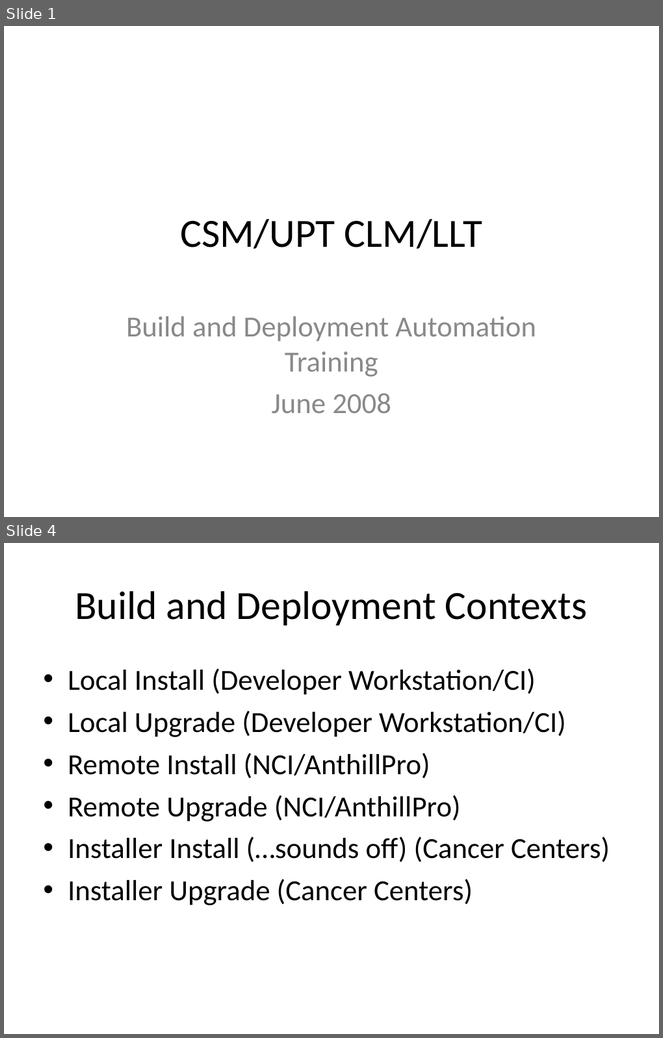
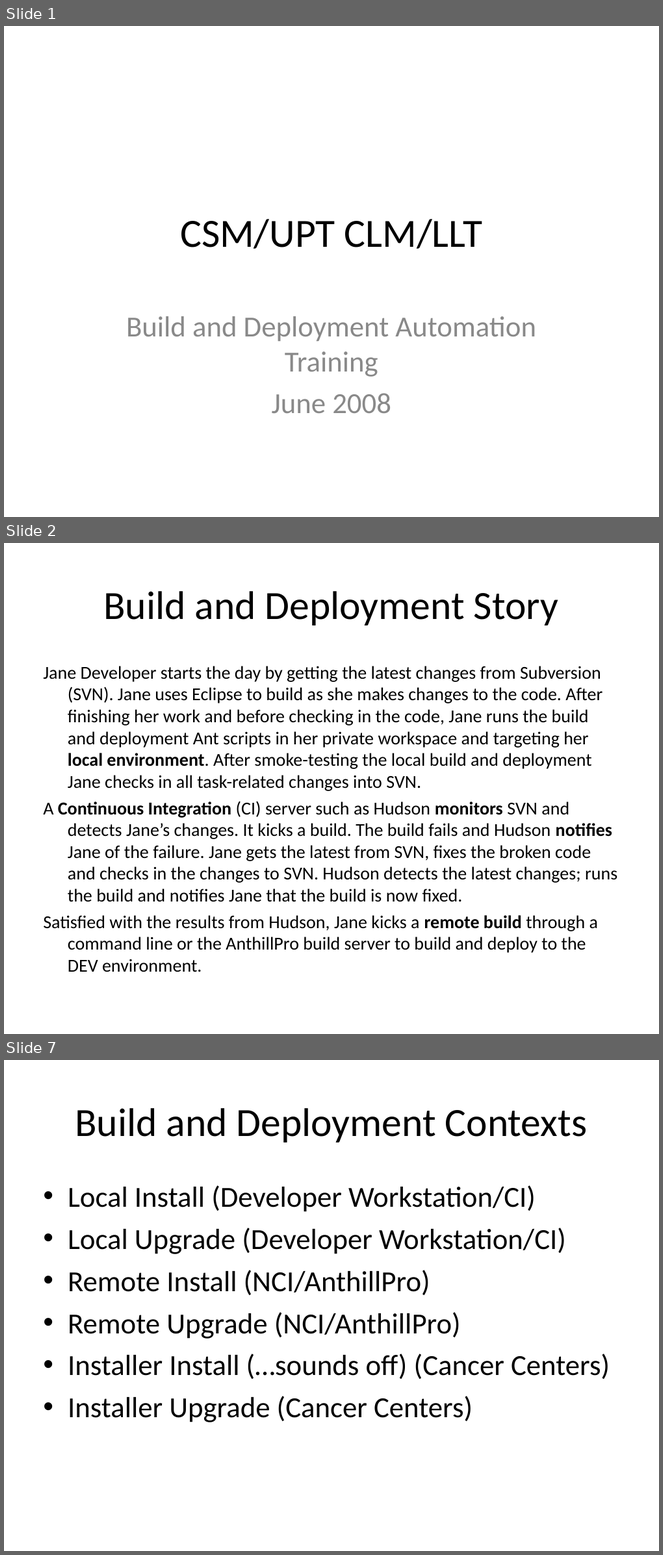
Before and after one commit to CBIIT/common-security-module-docs, a slide deck: deployment/automation/csmupt-bda-training.ppt. Shown one above the other, each under a label of ours: slides 1 and 4 before the commit, slides 1, 2 and 7 after it; the slides between them are not shown. The pictures are 663x1038 and 663x1555 pixels, drawn with LibreOffice and Linux fonts; fonts in the diff are those of the drawing. Boxes give left, top, right and bottom in pixels: in the first picture for what was removed or moved away, otherwise in the second. Text is boxed around its words. In the diff, an @@ line names an element or a change of style, - is before the commit and + after.

```diff
--- a/deployment/automation/csmupt-bda-training.ppt
+++ b/deployment/automation/csmupt-bda-training.ppt
@@ slide 2 added at bbox=[4, 543, 659, 1034], background #FFFFFF @@
@@ title added at bbox=[104, 591, 558, 626], 44 pt, text #000000 @@
+Build and Deployment Story
@@ text added at bbox=[43, 666, 618, 973], 20 pt, text #000000 @@
+Jane Developer starts the day by getting the latest changes from Subversion (SVN). Jane uses Eclipse to build as she makes changes to the code. After finishing her work and before checking in the code, Jane runs the build and deployment Ant scripts in her private workspace and targeting her local environment. After smoke-testing the local build and deployment Jane checks in all task-related changes into SVN.
+A Continuous Integration (CI) server such as Hudson monitors SVN and detects Jane’s changes. It kicks a build. The build fails and Hudson notifies Jane of the failure. Jane gets the latest from SVN, fixes the broken code and checks in the changes to SVN. Hudson detects the latest changes; runs the build and notifies Jane that the build is now fixed.
+Satisfied with the results from Hudson, Jane kicks a remote build through a command line or the AnthillPro build server to build and deploy to the DEV environment.
@@ what was slide 4 is now slide 7 @@
```
Also in this commit, not shown: 2 slides changed, 6 other slides added, 3 slides removed.
